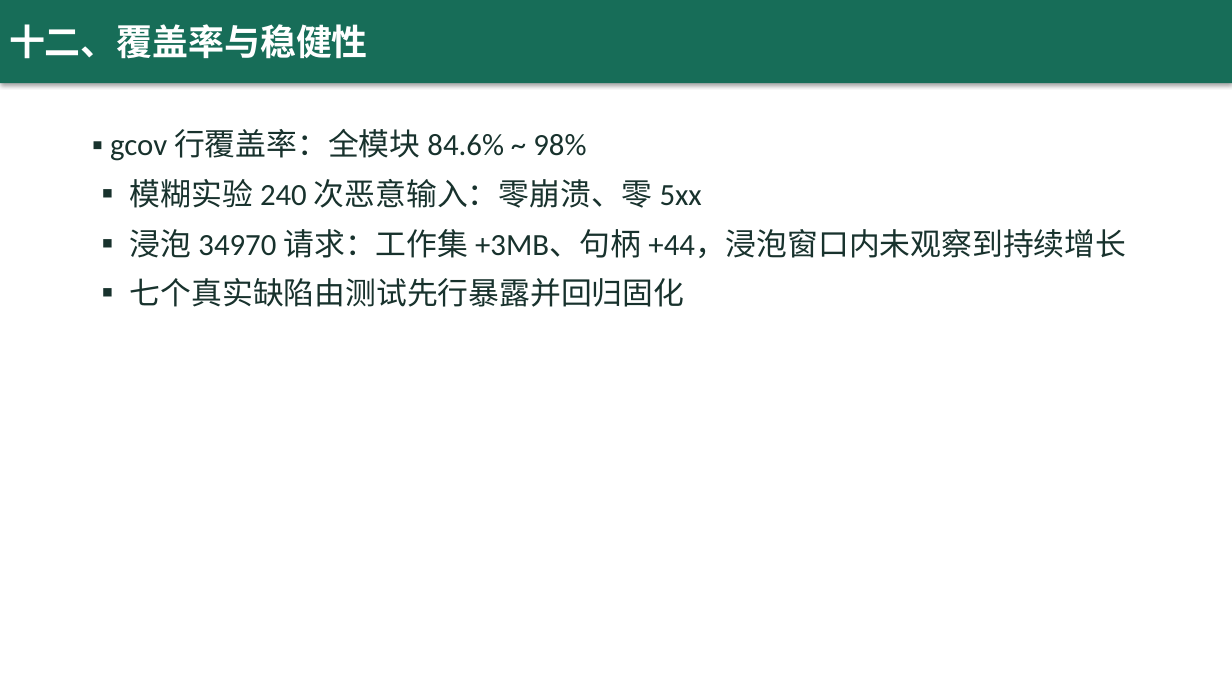
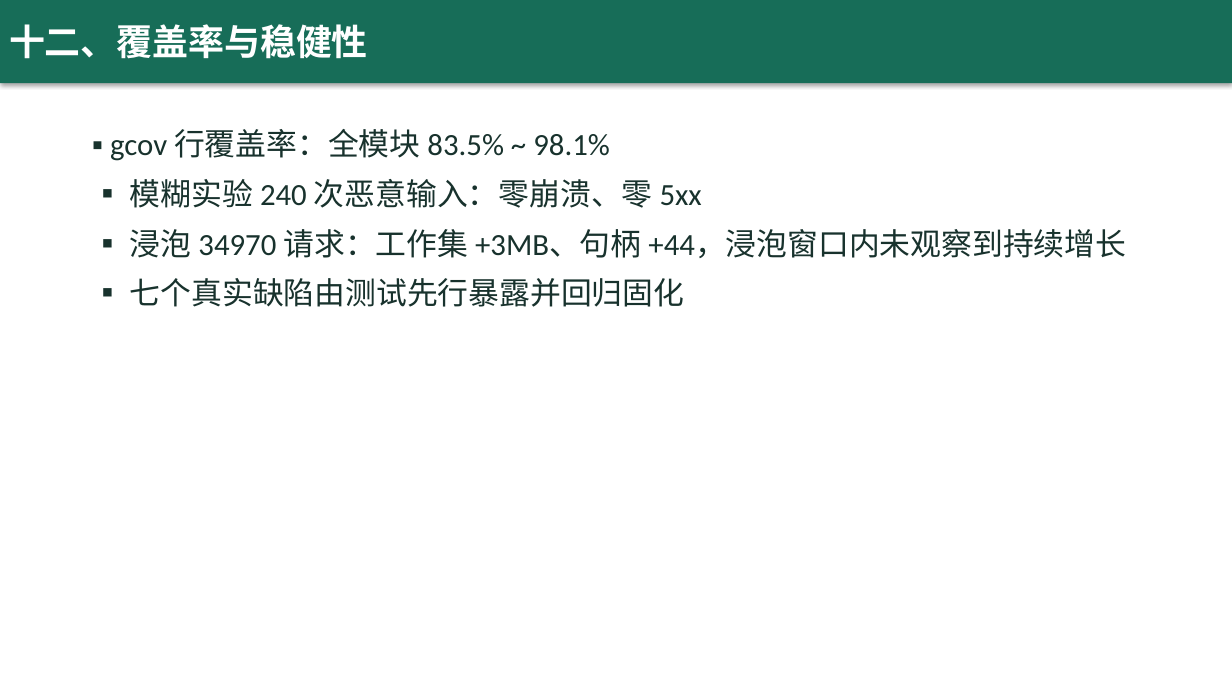
Before and after one commit to yq6666-66/lab-booking-system, a slide deck: slide 13 of docs/thesis/答辩演示.pptx. Drawn at 1232x693 pixels with LibreOffice and Linux fonts; fonts in the diff are those of the drawing. Boxes give left, top, right and bottom in pixels: in the first picture for what was removed or moved away, otherwise in the second. Text is boxed around its words. In the diff, an @@ line names an element or a change of style, - is before the commit and + after.

Commit message:
r25: 实验重测——v1.14.0 覆盖率表(补 r14-r25 端点走查)/前后性能对比(单变量对照变体,读 20 并发 +541% p50 -87%)/fuzz240/soak34970 复测；论文新增 1.4 主要创新点与 6.6 混合负载段，初稿重渲染

```diff
--- a/docs/thesis/答辩演示.pptx
+++ b/docs/thesis/答辩演示.pptx
@@ text at box(110, 129, 610, 161): text changed @@
-▪ gcov 行覆盖率：全模块 84.6% ~ 98%
+▪ gcov 行覆盖率：全模块 83.5% ~ 98.1%
```
Also in this commit, not shown: 1 other slide changed, 31 other files.
